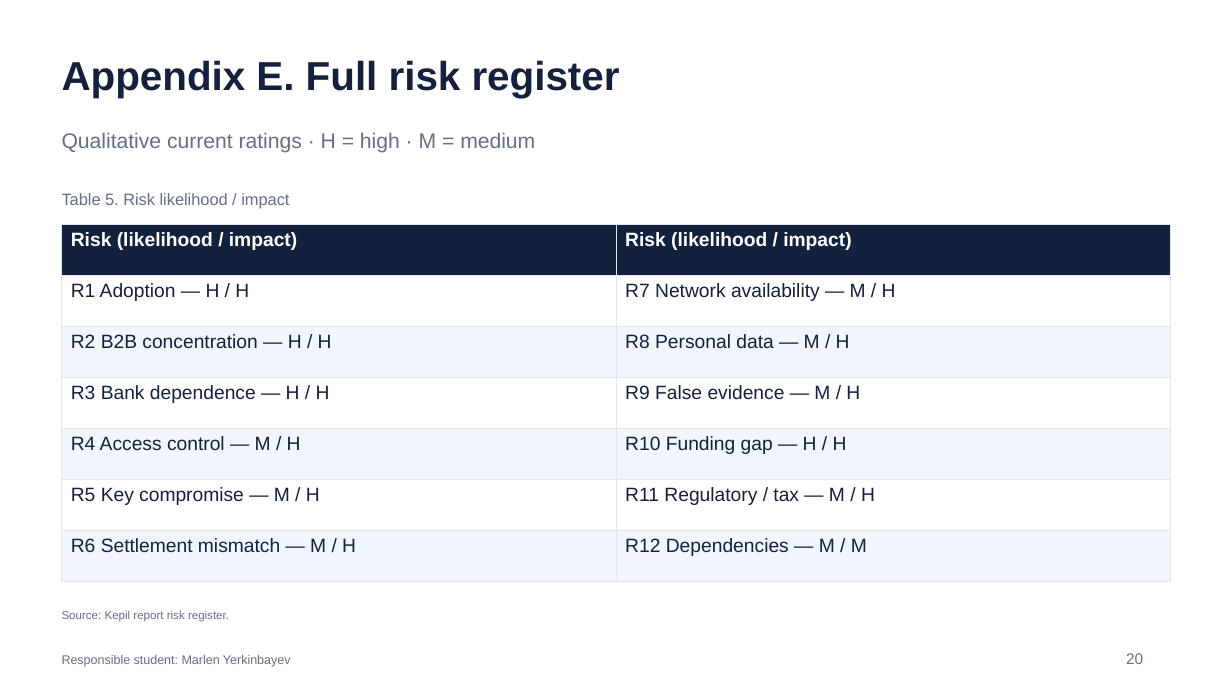
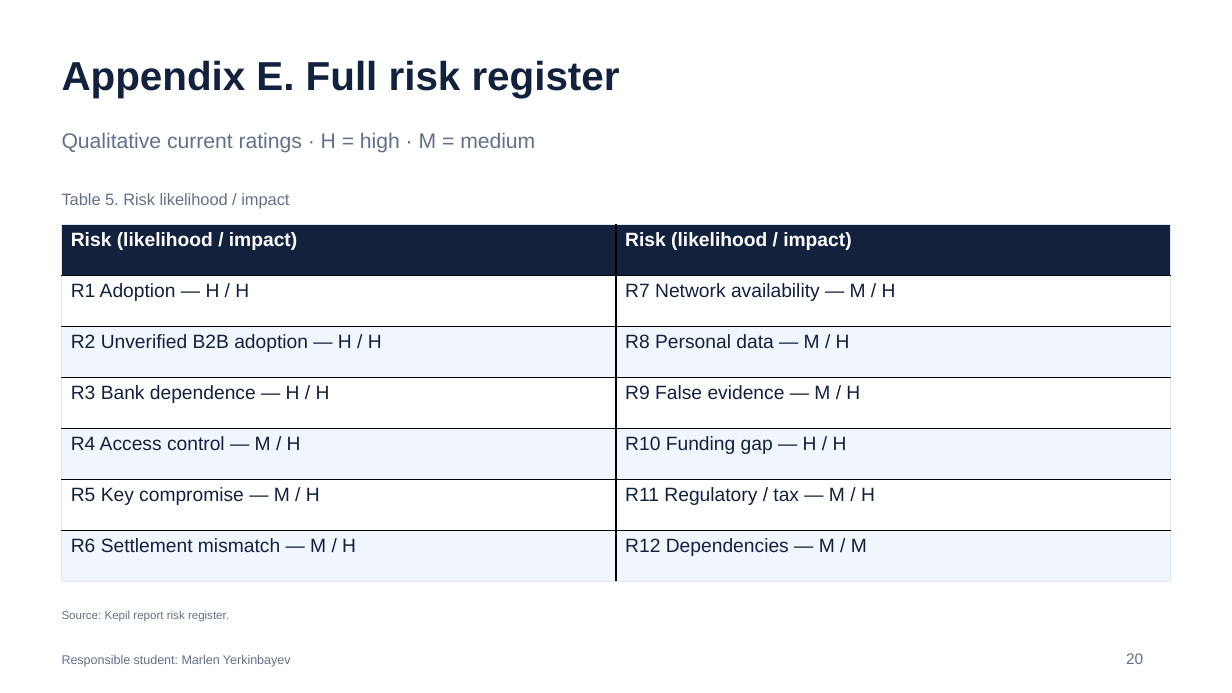
Before and after one commit to Arlan-prog/FinanceFinal, a slide deck: slide 20 of Final_Project_Presentation.pptx. Drawn at 1232x693 pixels with LibreOffice and Linux fonts; fonts in the diff are those of the drawing. Boxes give left, top, right and bottom in pixels: in the first picture for what was removed or moved away, otherwise in the second. Text is boxed around its words. In the diff, an @@ line names an element or a change of style, - is before the commit and + after.

```diff
--- a/Final_Project_Presentation.pptx
+++ b/Final_Project_Presentation.pptx
@@ table at bbox=[62, 225, 1171, 581] @@
-row 3, column 1: R2 B2B concentration — H / H
+row 3, column 1: R2 Unverified B2B adoption — H / H
@@ borders changed @@
```
Also in this commit, not shown: 8 other slides changed, 7 slides added, 4 slides removed, 17 other files.
